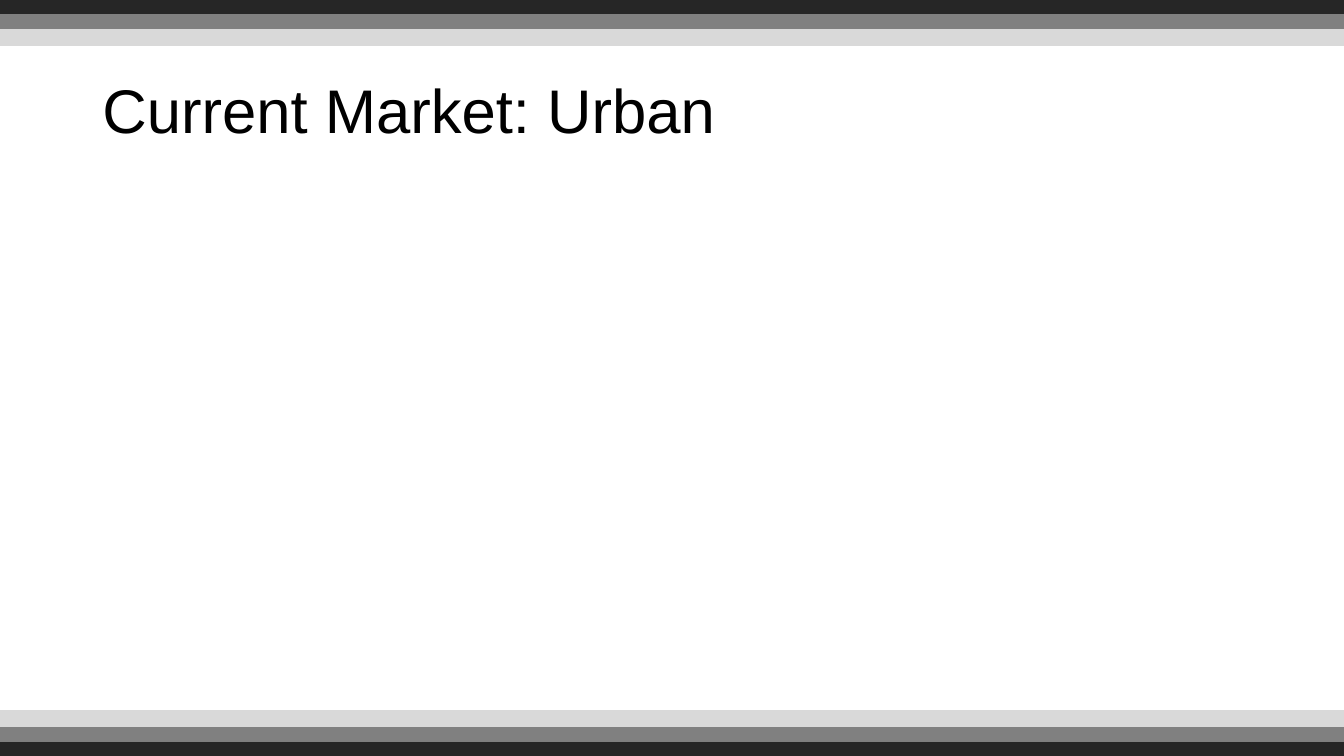
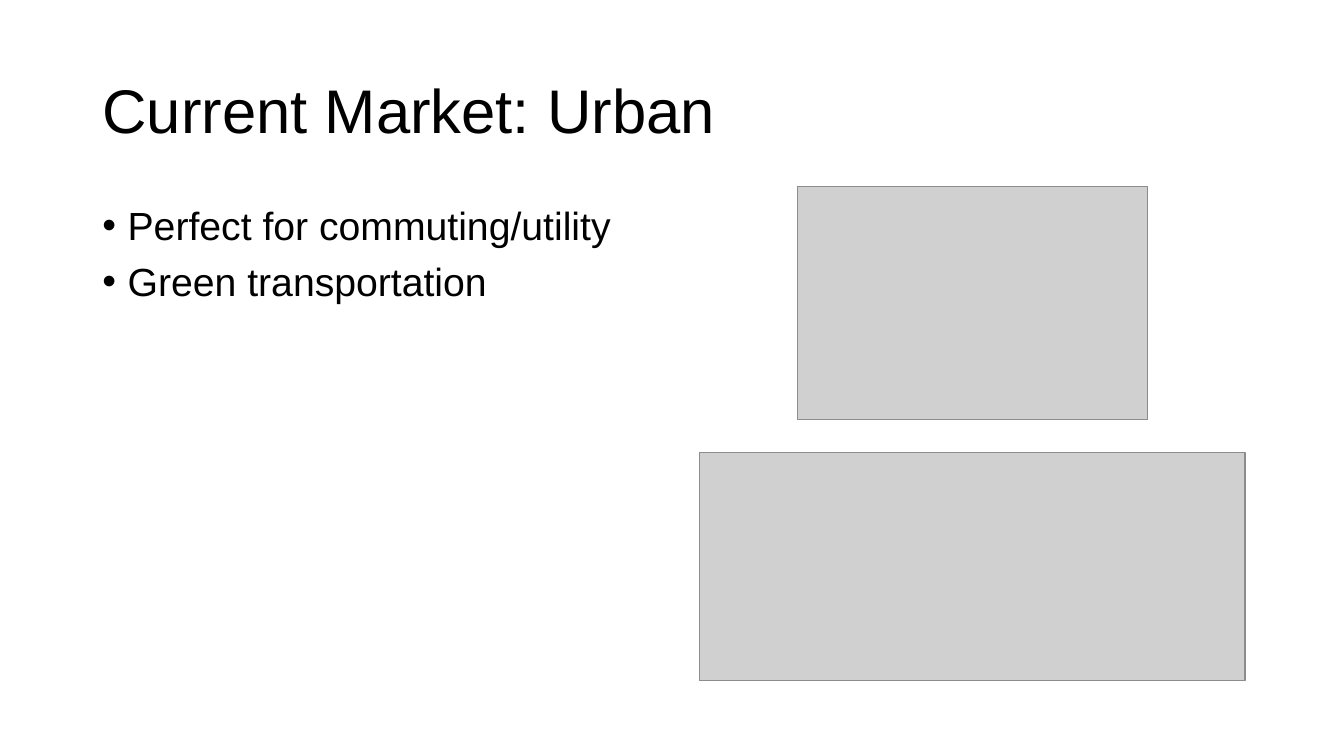
Before and after one commit to Reignable/Employment-Docs, a slide deck: slide 3 of companies/Bosch/presentation/Presentation.pptx. Drawn at 1344x756 pixels with LibreOffice and Linux fonts; fonts in the diff are those of the drawing; grey boxes stand for pictures; background and template pictures are left out. Boxes give left, top, right and bottom in pixels: in the first picture for what was removed or moved away, otherwise in the second. Text is boxed around its words. In the diff, an @@ line names an element or a change of style, - is before the commit and + after.

```diff
--- a/companies/Bosch/presentation/Presentation.pptx
+++ b/companies/Bosch/presentation/Presentation.pptx
@@ rectangle removed at <box>0,0,1344,15</box> @@
@@ rectangle removed at <box>0,15,1344,30</box> @@
@@ rectangle removed at <box>0,30,1344,45</box> @@
@@ picture added at <box>798,187,1148,420</box> @@
@@ text added at <box>128,211,611,304</box>, 28 pt, text #000000 @@
+• Perfect for commuting/utility
+• Green transportation
@@ picture added at <box>700,453,1245,681</box> @@
@@ rectangle removed at <box>0,711,1344,726</box> @@
@@ rectangle removed at <box>0,741,1344,756</box> @@
@@ rectangle removed at <box>0,726,1344,741</box> @@
```
Also in this commit, not shown: 1 other slide changed, 2 other files.
